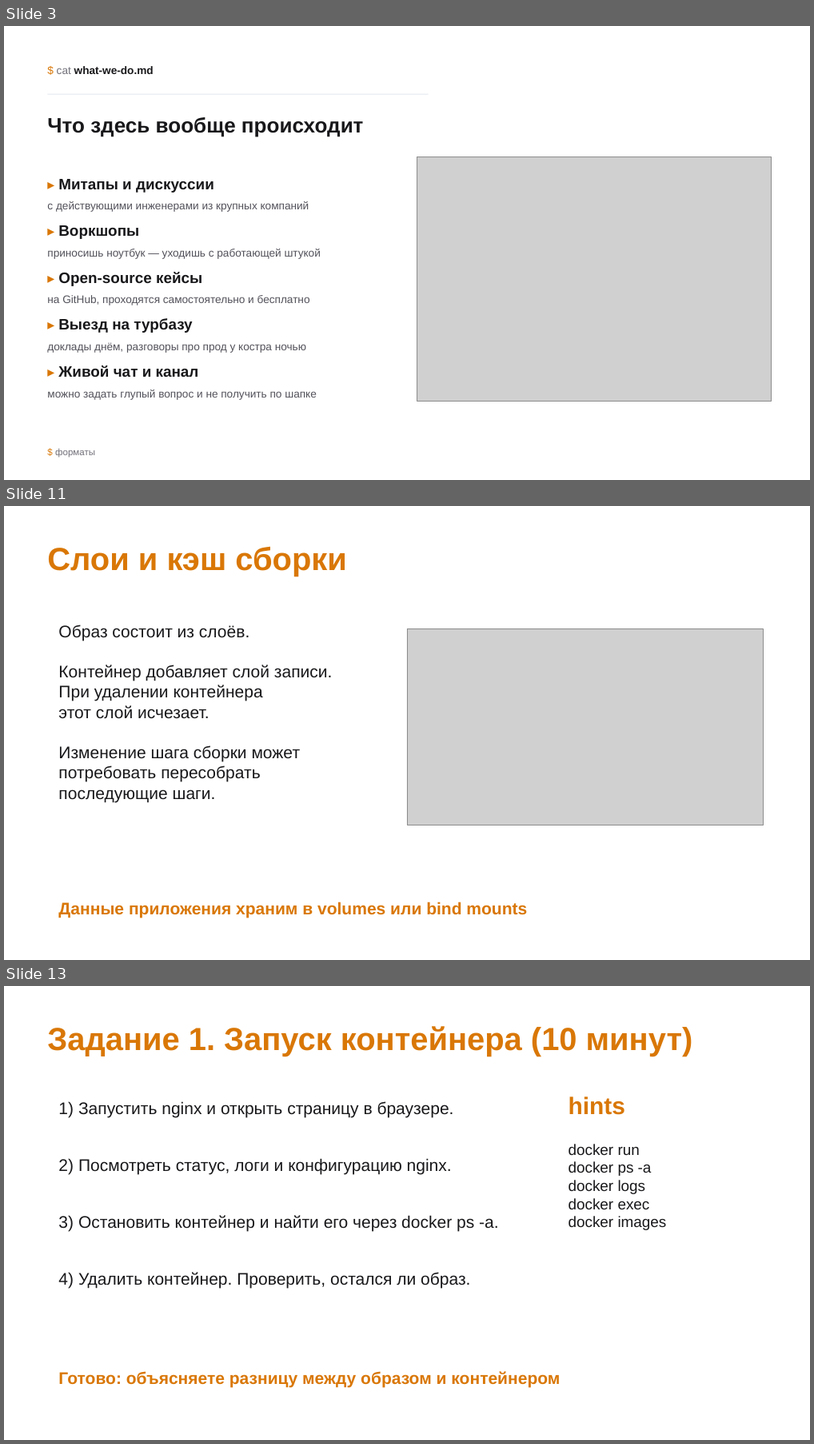
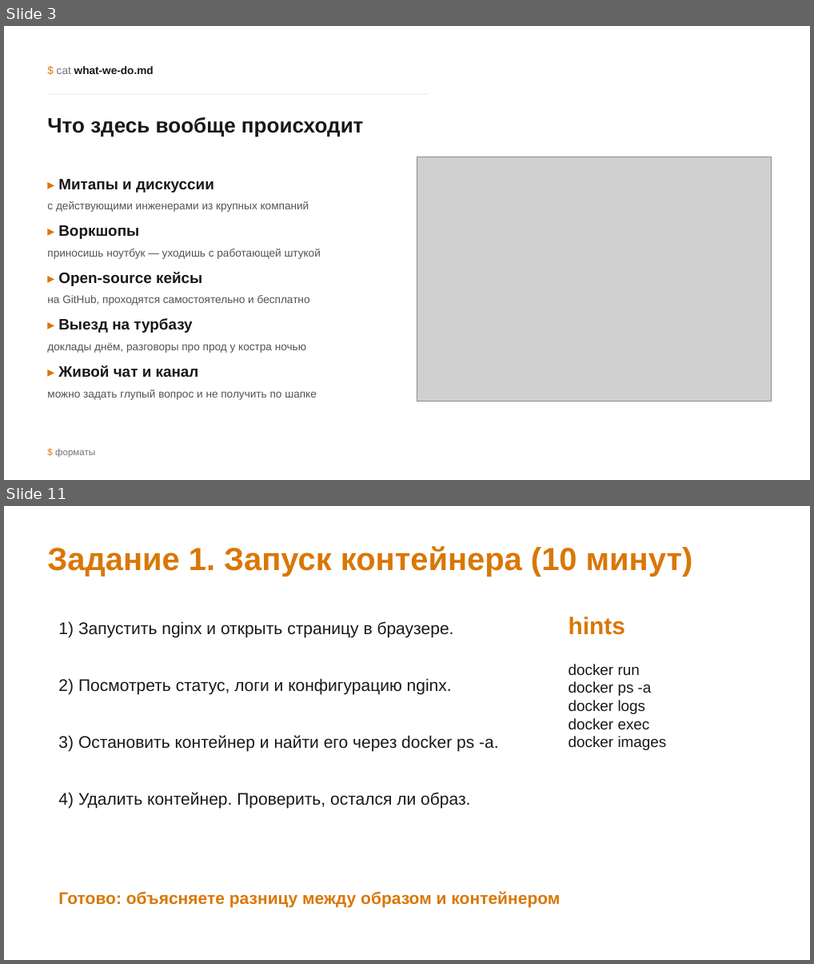
Before and after one commit to inview-club/docker-workshop, a slide deck: Клуб_DevOps_Docker_Harbor.pptx. Shown one above the other, each under a label of ours: slides 3, 11 and 13 before the commit, slides 3 and 11 after it; the slides between them are not shown. The pictures are 814x1444 and 814x964 pixels, drawn with LibreOffice and Linux fonts; fonts in the diff are those of the drawing; grey boxes stand for pictures; background and template pictures are left out. Boxes give left, top, right and bottom in pixels: in the first picture for what was removed or moved away, otherwise in the second. Text is boxed around its words. In the diff, an @@ line names an element or a change of style, - is before the commit and + after.

```diff
--- a/Клуб_DevOps_Docker_Harbor.pptx
+++ b/Клуб_DevOps_Docker_Harbor.pptx
@@ slide 11 removed at bbox=[4, 506, 810, 960], background #FFFFFF @@
@@ text removed at bbox=[47, 546, 347, 577] @@
-Слои и кэш сборки
@@ text removed at bbox=[58, 624, 333, 802] @@
-Образ состоит из слоёв.
-Контейнер добавляет слой записи.
-При удалении контейнера
-этот слой исчезает.
-Изменение шага сборки может
-потребовать пересобрать
-последующие шаги.
@@ picture removed at bbox=[407, 628, 764, 824] @@
@@ text removed at bbox=[58, 901, 527, 917] @@
-Данные приложения храним в volumes или bind mounts
@@ what was slide 13 is now slide 11 @@
```
Also in this commit, not shown: 18 slides changed, 5 slides added, 4 other slides removed, 6 other files.
